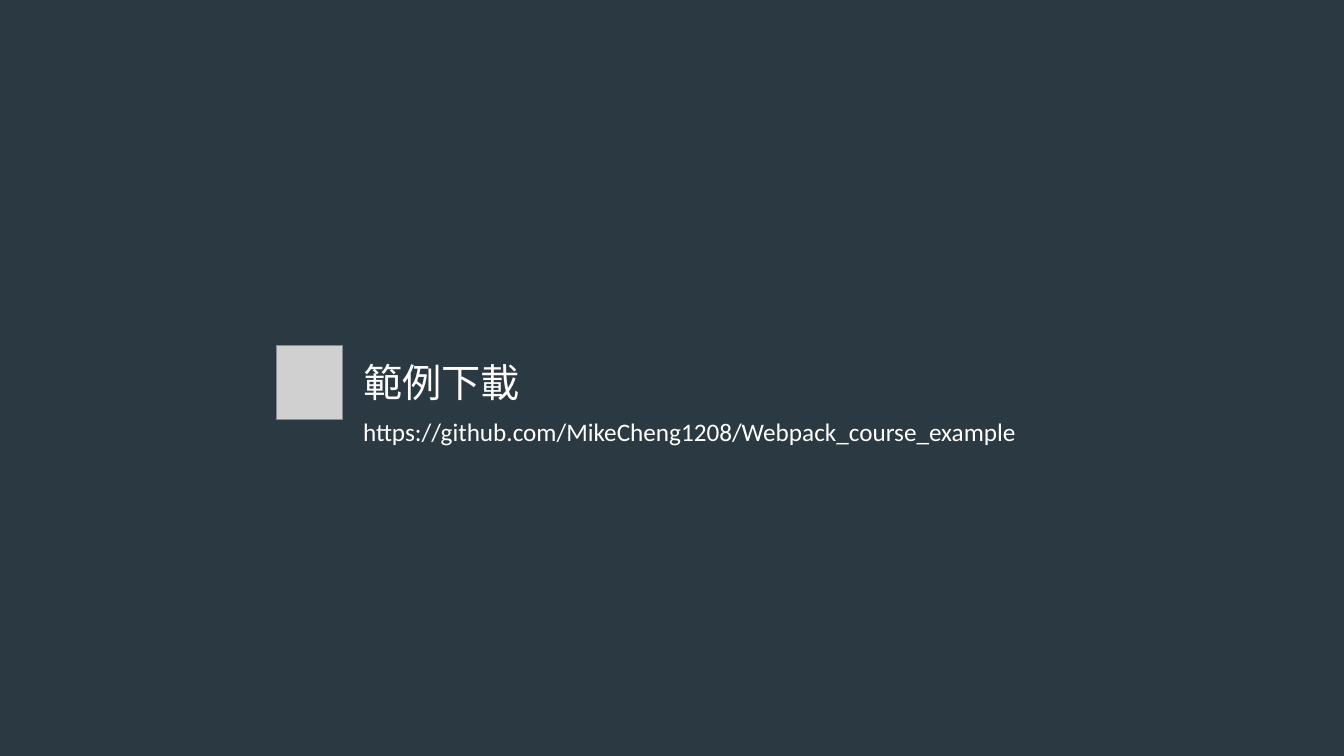
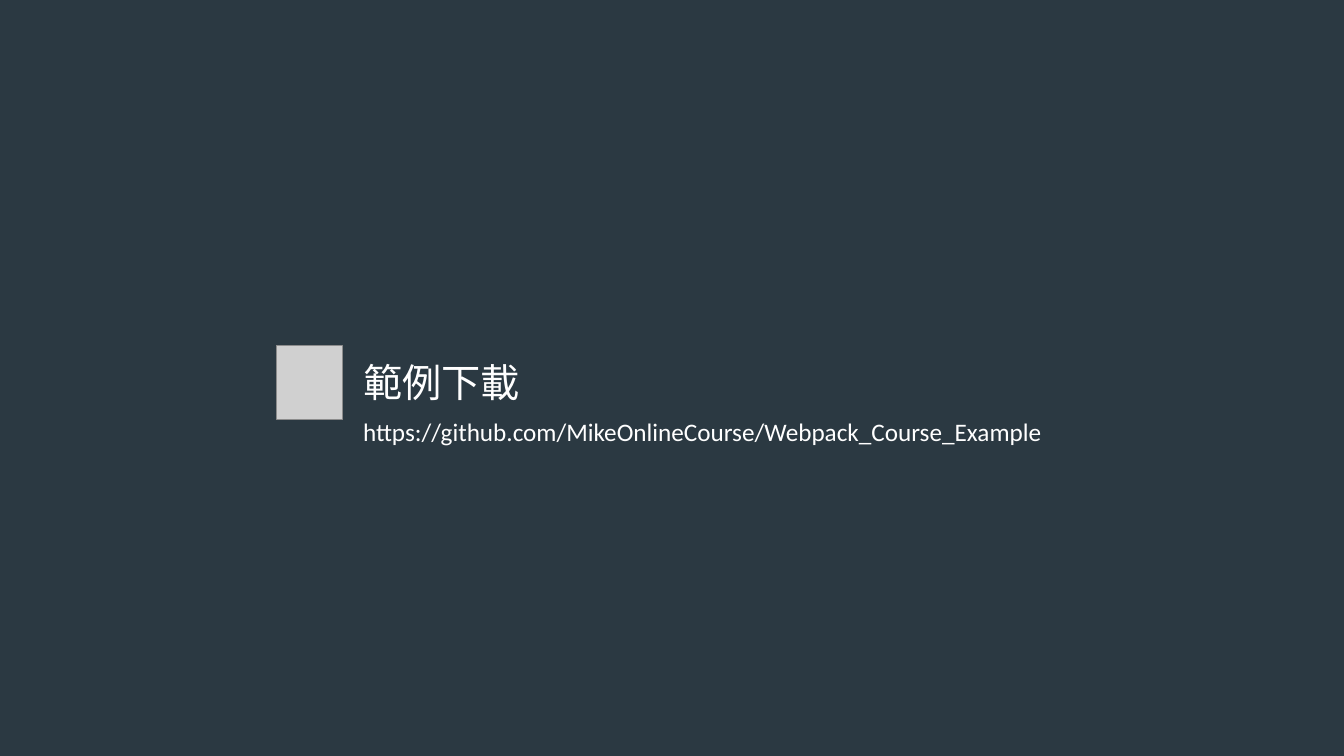
Before and after one commit to MikeOnlineCourse/Webpack_Course_Example, a slide deck: slide 2 of 超越入門！Webpack 前端自動化開發.pptx. Drawn at 1344x756 pixels with LibreOffice and Linux fonts; fonts in the diff are those of the drawing; grey boxes stand for pictures. Boxes give left, top, right and bottom in pixels: in the first picture for what was removed or moved away, otherwise in the second. Text is boxed around its words. In the diff, an @@ line names an element or a change of style, - is before the commit and + after.

Commit message:
fix url

```diff
--- a/超越入門！Webpack 前端自動化開發.pptx
+++ b/超越入門！Webpack 前端自動化開發.pptx
@@ text at (363, 423, 1041, 446): text changed @@
-https://github.com/MikeCheng1208/Webpack_course_example
+https://github.com/MikeOnlineCourse/Webpack_Course_Example
```
